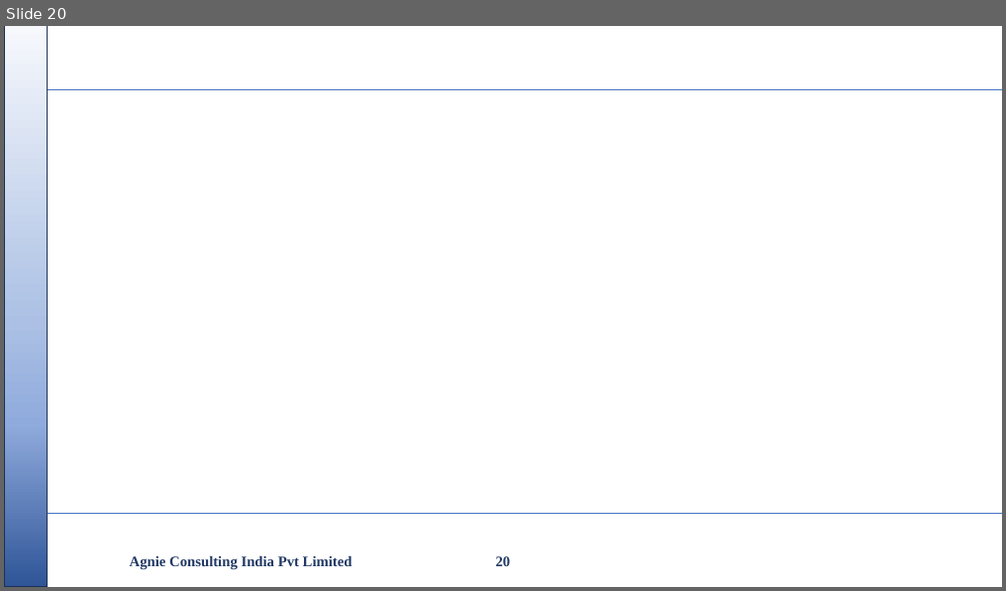
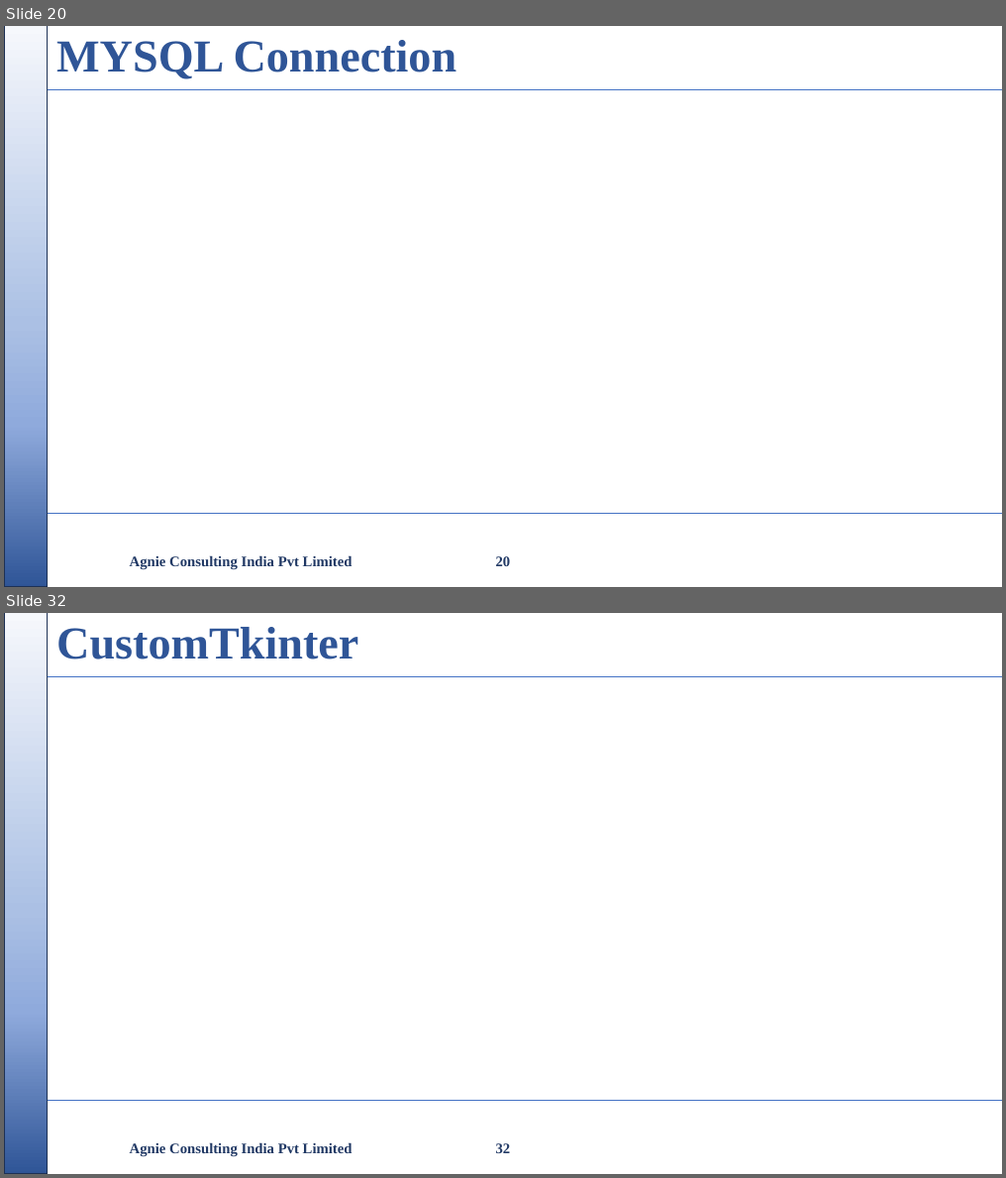
Before and after one commit to nikishdaniel1-del/Python-Cls, a slide deck: python class/Python Class.pptx. Shown one above the other, each under a label of ours: slide 20 before the commit, slides 20 and 32 after it; the slides between them are not shown. The pictures are 1006x591 and 1006x1178 pixels, drawn with LibreOffice and Linux fonts; fonts in the diff are those of the drawing; background and template pictures are left out. Boxes give left, top, right and bottom in pixels: in the first picture for what was removed or moved away, otherwise in the second. Text is boxed around its words. In the diff, an @@ line names an element or a change of style, - is before the commit and + after.

```diff
--- a/python class/Python Class.pptx
+++ b/python class/Python Class.pptx
@@ slide 32 added at [4,613,1002,1174], background #FFFFFF; not listed: 3 template elements that a slide beside it also shows @@
@@ title added at [56,627,358,660], 44 pt, text #2F5597, bold @@
+CustomTkinter
@@ text added at [130,1143,352,1157], 14 pt, text #203864, bold @@
+Agnie Consulting India Pvt Limited
@@ page number added at [496,1144,511,1154], 14 pt, text #203864, bold @@
+32
@@ slide 20 changed as well @@
@@ title added at [56,40,457,79], 44 pt, text #2F5597, bold @@
+MYSQL Connection
```
Also in this commit, not shown: 3 other slides changed, 12 other slides added, 2 other files.
